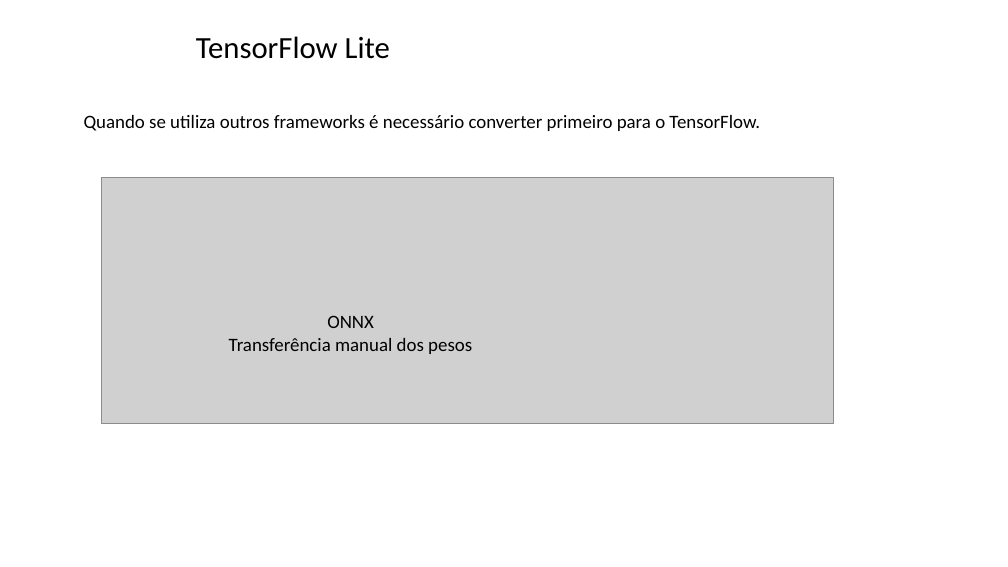
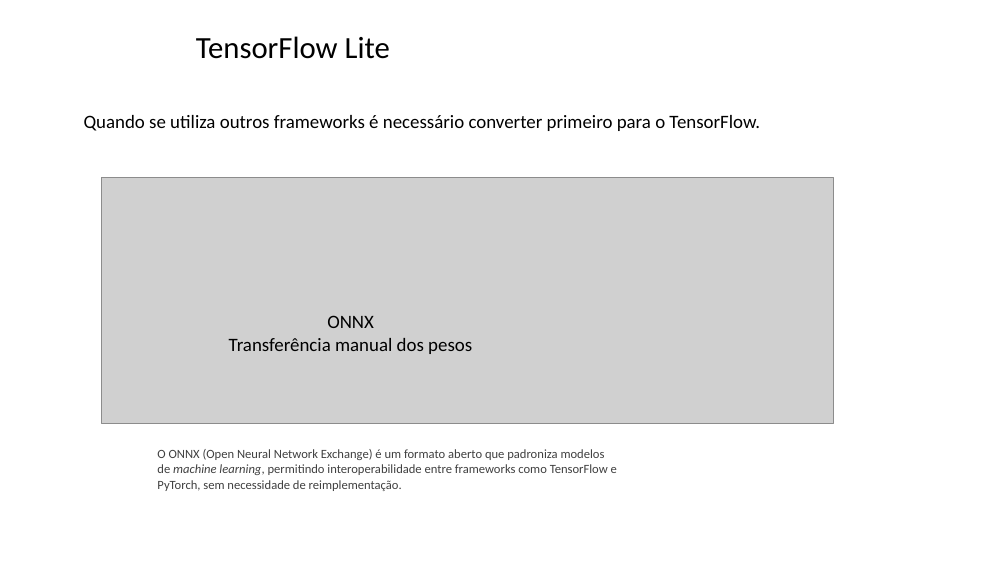
Before and after one commit to zz4fap/tp557-iot-ml, a slide deck: slide 31 of slides/TP557_14_introducao_tensorflowlite.pptx. Drawn at 1008x567 pixels with LibreOffice and Linux fonts; fonts in the diff are those of the drawing; grey boxes stand for pictures; background and template pictures are left out. Boxes give left, top, right and bottom in pixels: in the first picture for what was removed or moved away, otherwise in the second. Text is boxed around its words. In the diff, an @@ line names an element or a change of style, - is before the commit and + after.

```diff
--- a/slides/TP557_14_introducao_tensorflowlite.pptx
+++ b/slides/TP557_14_introducao_tensorflowlite.pptx
@@ text added at [157, 449, 617, 491], 12 pt, text #404040 @@
+O ONNX (Open Neural Network Exchange) é um formato aberto que padroniza modelos de machine learning, permitindo interoperabilidade entre frameworks como TensorFlow e PyTorch, sem necessidade de reimplementação.
```
Also in this commit, not shown: 7 other slides changed, 1 slide added, 4 other files.
